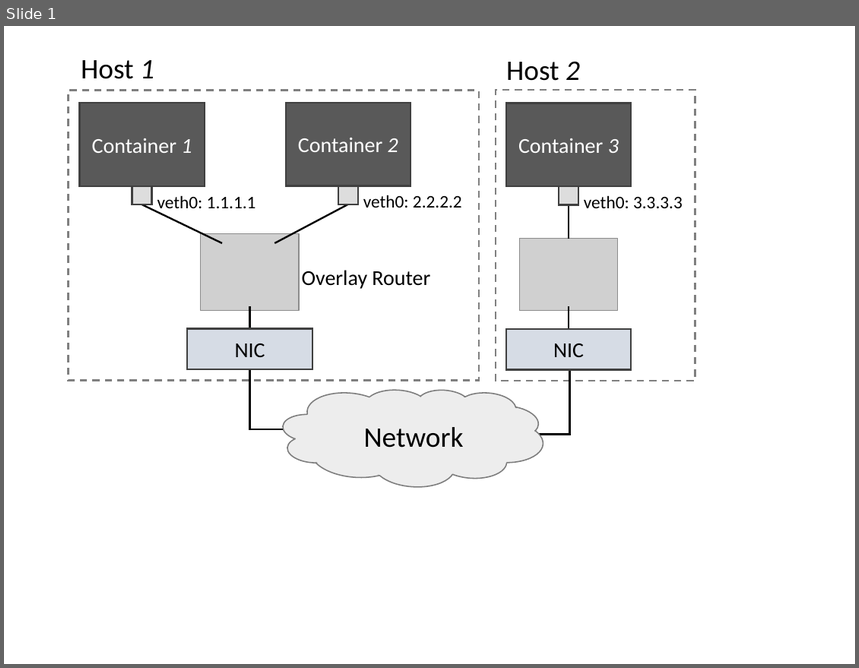
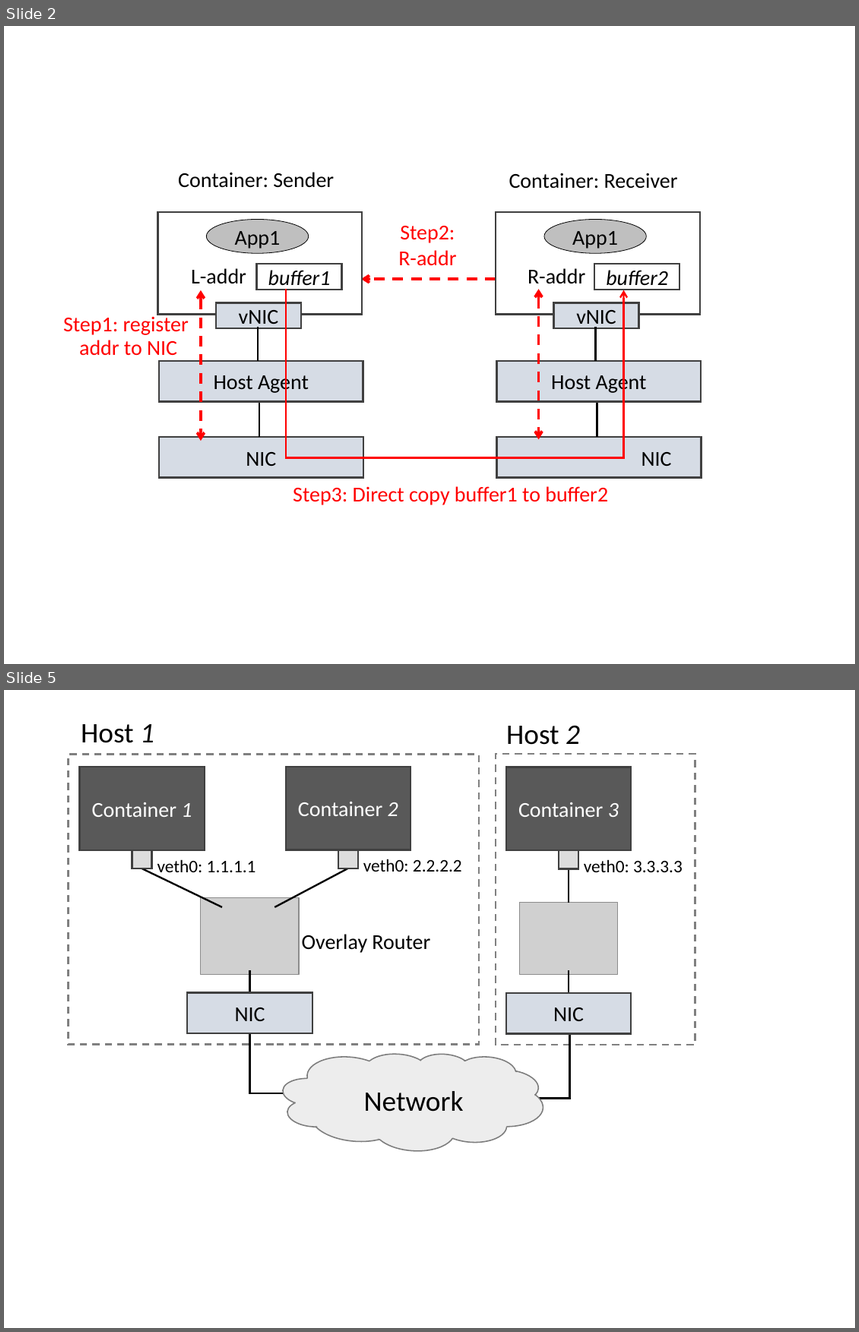
Before and after one commit to lampson0505/freeflow-hotnets16, a slide deck: figures/figures.pptx. Shown one above the other, each under a label of ours: slide 1 before the commit, slides 2 and 5 after it; the slides between them are not shown. The pictures are 859x668 and 859x1332 pixels, drawn with LibreOffice and Linux fonts; fonts in the diff are those of the drawing; grey boxes stand for pictures. Boxes give left, top, right and bottom in pixels: in the first picture for what was removed or moved away, otherwise in the second. Text is boxed around its words. In the diff, an @@ line names an element or a change of style, - is before the commit and + after.

```diff
--- a/figures/figures.pptx
+++ b/figures/figures.pptx
@@ slide 2 added at box(4, 26, 855, 664), background #FFFFFF @@
@@ text added at box(178, 172, 334, 188), 18 pt, text #000000 @@
+Container: Sender
@@ text added at box(509, 173, 678, 189), 18 pt, text #000000 @@
+Container: Receiver
@@ text added at box(398, 226, 456, 265), 18 pt, text #FF0000 @@
+Step2:
+R-addr
@@ double arrow added from (201, 290) to (201, 442), #FF0000 2.25 pt dashed @@
@@ elbow arrow added from (286, 289) to (623, 290), #FF0000 1.5 pt @@
@@ arrow added from (496, 279) to (361, 279), #FF0000 2.25 pt dashed @@
@@ double arrow added from (538, 289) to (538, 439), #FF0000 2.25 pt dashed @@
@@ text added at box(63, 314, 189, 356), 18 pt, text #FF0000 @@
+Step1: register
+addr to NIC
@@ group added at box(158, 212, 363, 478): 5 rectangles, 2 lines, 1 ellipse, 1 text @@
+vNIC
+Host Agent
+App1
+buffer1
+L-addr
+NIC
@@ group added at box(496, 212, 701, 478): 5 rectangles, 2 lines, 1 ellipse, 1 text @@
+vNIC
+Host Agent
+App1
+buffer2
+R-addr
+NIC
@@ text added at box(293, 487, 608, 506), 18 pt, text #FF0000 @@
+Step3: Direct copy buffer1 to buffer2
@@ what was slide 1 is now slide 5 @@
```
Also in this commit, not shown: 3 other slides added, 4 other files.
